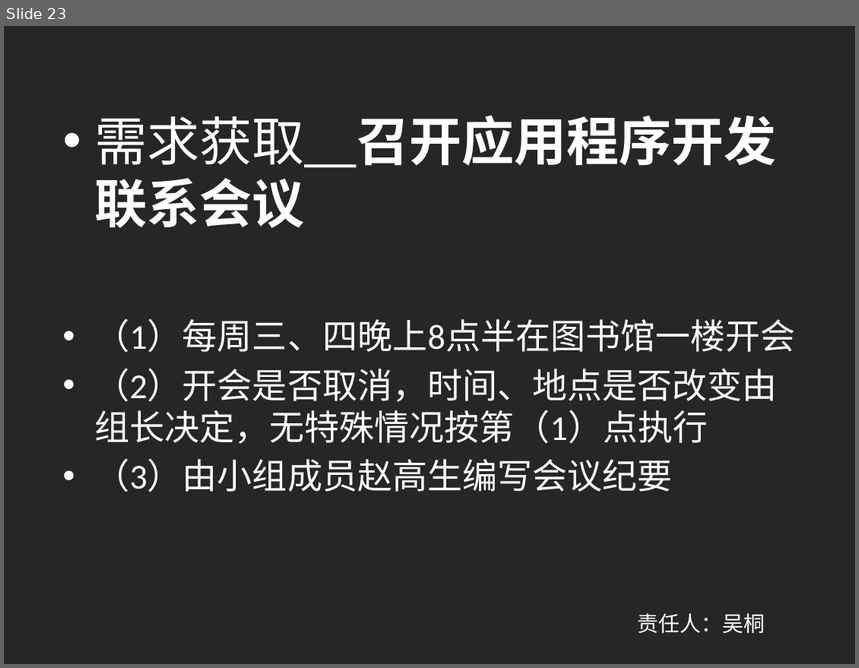
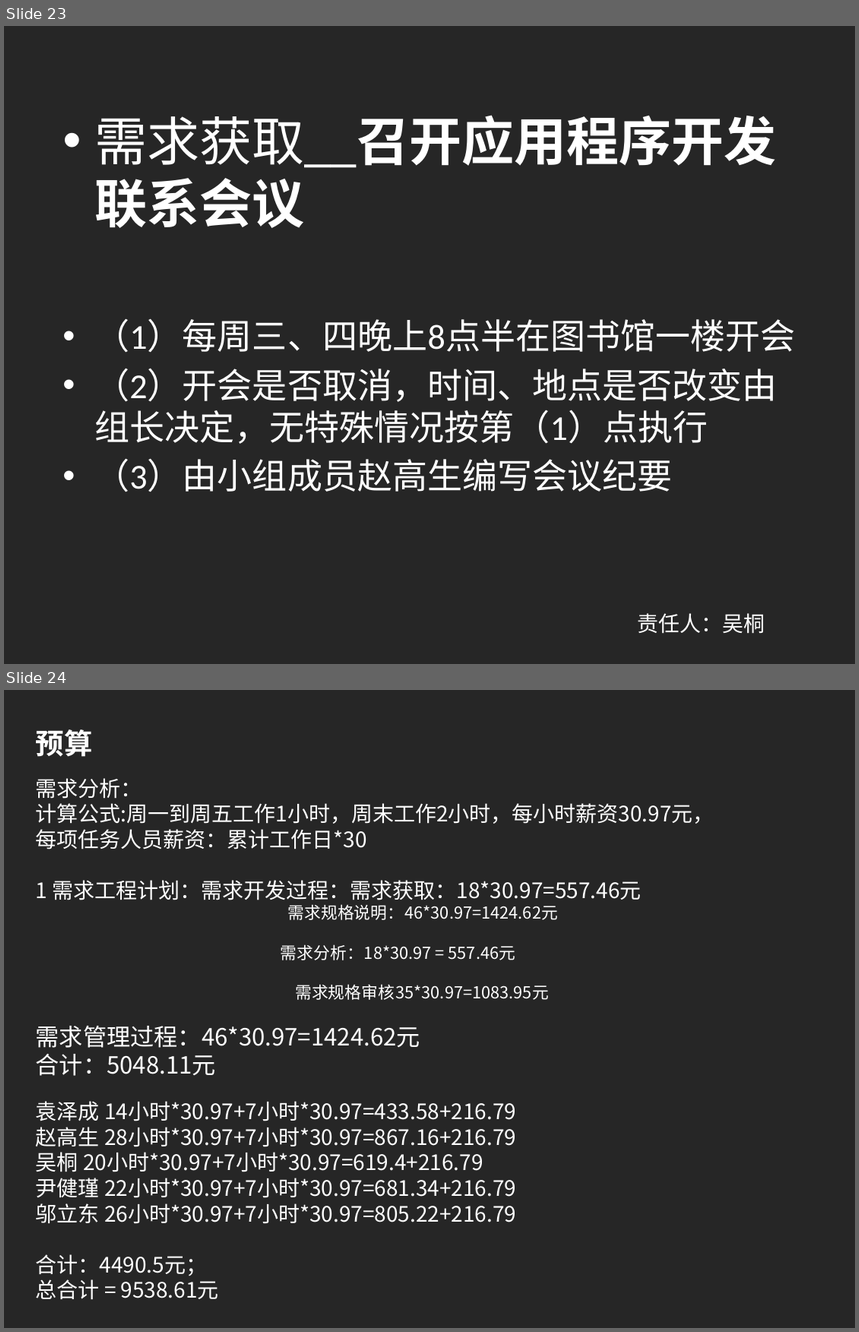
Before and after one commit to shangzhaoxiaozi/PRD-21, a slide deck: PRD-21-C2/非受控文档/本周提交文档/需求工程计划.pptx. Shown one above the other, each under a label of ours: slide 23 before the commit, slides 23 and 24 after it. The pictures are 859x668 and 859x1332 pixels, drawn with LibreOffice and Linux fonts; fonts in the diff are those of the drawing. Boxes give left, top, right and bottom in pixels: in the first picture for what was removed or moved away, otherwise in the second. Text is boxed around its words. In the diff, an @@ line names an element or a change of style, - is before the commit and + after.

```diff
--- a/PRD-21-C2/非受控文档/本周提交文档/需求工程计划.pptx
+++ b/PRD-21-C2/非受控文档/本周提交文档/需求工程计划.pptx
@@ slide 24 added at (4,690,855,1328), background #262626 @@
@@ text added at (36,730,715,1300), 18 pt, text #FFFFFF @@
+预算
+需求分析：
+计算公式:周一到周五工作1小时，周末工作2小时，每小时薪资30.97元，
+每项任务人员薪资：累计工作日*30
+1 需求工程计划：需求开发过程：需求获取：18*30.97=557.46元
+需求规格说明：46*30.97=1424.62元
+需求分析：18*30.97 = 557.46元
+需求规格审核35*30.97=1083.95元
+需求管理过程：46*30.97=1424.62元
+合计：5048.11元
+袁泽成 14小时*30.97+7小时*30.97=433.58+216.79
+赵高生 28小时*30.97+7小时*30.97=867.16+216.79
+吴桐 20小时*30.97+7小时*30.97=619.4+216.79
+尹健瑾 22小时*30.97+7小时*30.97=681.34+216.79
+邬立东 26小时*30.97+7小时*30.97=805.22+216.79
+合计：4490.5元；
+总合计 = 9538.61元
```
Also in this commit, not shown: 1 other file.
